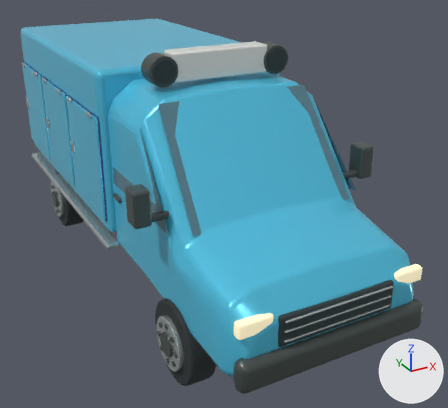
What one commit did to the Blender file source_blender/IceCreamVan.blend.
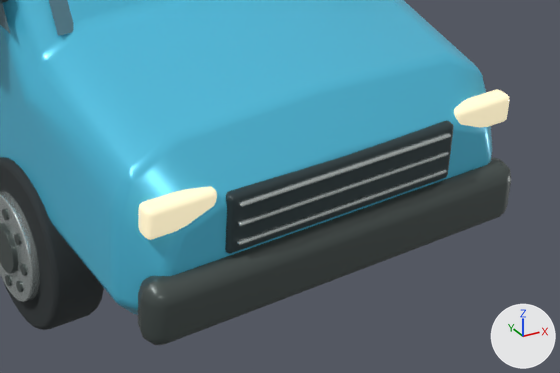
Old and new are each drawn whole from a camera (50 mm lens) standing at (-2.87, -6.28, 3.83) and looking at (0.35, -0.42, 0.89) and again close up on the part from 36% to 100% of the width and 53% to 100% of the height. Lighting does not change. The marker at lower right points along +X, +Y and +Z. The first two pictures are the older version.

The older version as bpy lines, for what is in view:
```python
me_cube_004 = bpy.data.meshes.new('Cube.004')
me_cube_004.from_pydata(...)  # 96 vertices, 98 faces; spans x -0.54..0.54, y -0.013..0.013, z -0.009..0.009
me_cube_004.materials.append(mat_brushed_equipment_metal)  # light grey #c4cdcb
me_cube_006 = bpy.data.meshes.new('Cube.006')
me_cube_006.from_pydata(...)  # 96 vertices, 98 faces; spans x -0.54..0.54, y -0.013..0.013, z -0.009..0.009
me_cube_006.materials.append(mat_brushed_equipment_metal)  # light grey #c4cdcb
me_cylinder_002 = bpy.data.meshes.new('Cylinder.002')
me_cylinder_002.from_pydata(...)  # 192 vertices, 162 faces; spans x -0.115..0.115, y -0.115..0.115, z -0.018..0.018
me_cylinder_002.materials.append(mat_graphite_trim)  # dark grey #4d5755
ob_center_cap = bpy.data.objects.new('Center cap', me_cylinder_002)
ob_center_cap.parent = ob_sjöstadsglass
ob_center_cap.location = (-1.088, -1.96, 0.405)
ob_center_cap.rotation_euler = (0.0, 1.571, 0.0)  # degrees (0, 90, 0)
ob_grille_louvre = bpy.data.objects.new('Grille louvre', me_cube_004)
ob_grille_louvre.parent = ob_sjöstadsglass
ob_grille_louvre.location = (0.0, -3.007, 0.91)
ob_grille_louvre_002 = bpy.data.objects.new('Grille louvre.002', me_cube_006)
ob_grille_louvre_002.parent = ob_sjöstadsglass
ob_grille_louvre_002.location = (0.0, -3.007, 1.09)
# also in view: 'Wheel hub steel' at (-1.05, -1.96, 0.41); 'Pressed steel bonnet and cab' at (0.0, -1.72, 1.52); 'Däck' at (-0.91, -1.96, 0.41); 'Grille louvre.001' at (0.0, -3.01, 1.0); 'Front bumper' at (0.0, -2.97, 0.69)
```
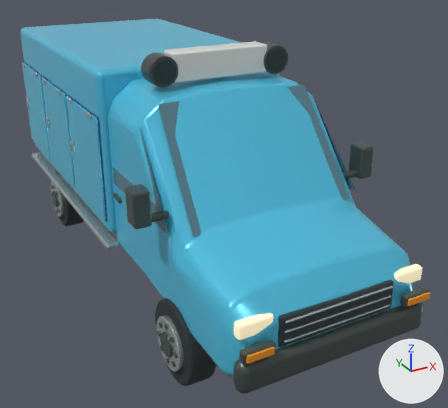
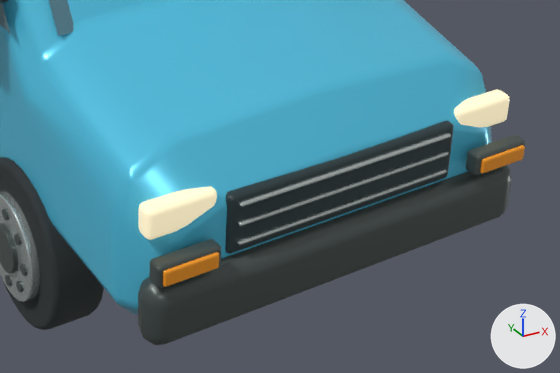
Where the change shows, as pixel boxes [x1, y1, x2, y2] in the close-ups (560 x 373 px):
'Front indicator bezel', added: after [149, 239, 221, 288]
'Front amber indicator', added (orange): after [163, 252, 219, 287]
'Front indicator bezel.001', added: after [466, 135, 525, 175]
'Front amber indicator.001', added (orange): after [480, 145, 525, 173]

What changed in the scene script:
```text
Add mat_amber_indicator_glass:
    mat_amber_indicator_glass = principled_material('Amber indicator glass')
    mat_amber_indicator_glass.base_color = (0.96, 0.34, 0.018)  # orange #fa9e24
    mat_amber_indicator_glass.metallic = 0.12
    mat_amber_indicator_glass.roughness = 0.26
Add me_cube_042_1:
    me_cube_042_1.from_pydata(...)  # 96 vertices, 98 faces; spans x -0.124..0.124, y -0.011..0.011, z -0.036..0.036
    me_cube_042_1.materials.append(mat_amber_indicator_glass)  # orange #fa9e24
Add me_cube_041_1:
    me_cube_041_1.from_pydata(...)  # 96 vertices, 98 faces; spans x -0.145..0.145, y -0.038..0.038, z -0.052..0.052
    me_cube_041_1.materials.append(mat_graphite_trim)  # dark grey #4d5755
Add me_cube_011_1:
    me_cube_011_1.from_pydata(...)  # 96 vertices, 98 faces; spans x -0.145..0.145, y -0.038..0.038, z -0.052..0.052
    me_cube_011_1.materials.append(mat_graphite_trim)  # dark grey #4d5755
Add ob_front_amber_indicator_001:
    ob_front_amber_indicator_001 = bpy.data.objects.new('Front amber indicator.001', me_cube_042_1)
    ob_front_amber_indicator_001.parent = ob_sjöstadsglass
    ob_front_amber_indicator_001.location = (0.8, -3.079, 0.928)
Add ob_front_indicator_bezel_001:
    ob_front_indicator_bezel_001 = bpy.data.objects.new('Front indicator bezel.001', me_cube_041_1)
    ob_front_indicator_bezel_001.parent = ob_sjöstadsglass
    ob_front_indicator_bezel_001.location = (0.8, -3.038, 0.928)
Add ob_front_amber_indicator:
    ob_front_amber_indicator = bpy.data.objects.new('Front amber indicator', me_cube_042_1.copy())
    ob_front_amber_indicator.parent = ob_sjöstadsglass
    ob_front_amber_indicator.location = (-0.8, -3.079, 0.928)
Add ob_front_indicator_bezel:
    ob_front_indicator_bezel = bpy.data.objects.new('Front indicator bezel', me_cube_011_1)
    ob_front_indicator_bezel.parent = ob_sjöstadsglass
    ob_front_indicator_bezel.location = (-0.8, -3.038, 0.928)
```
